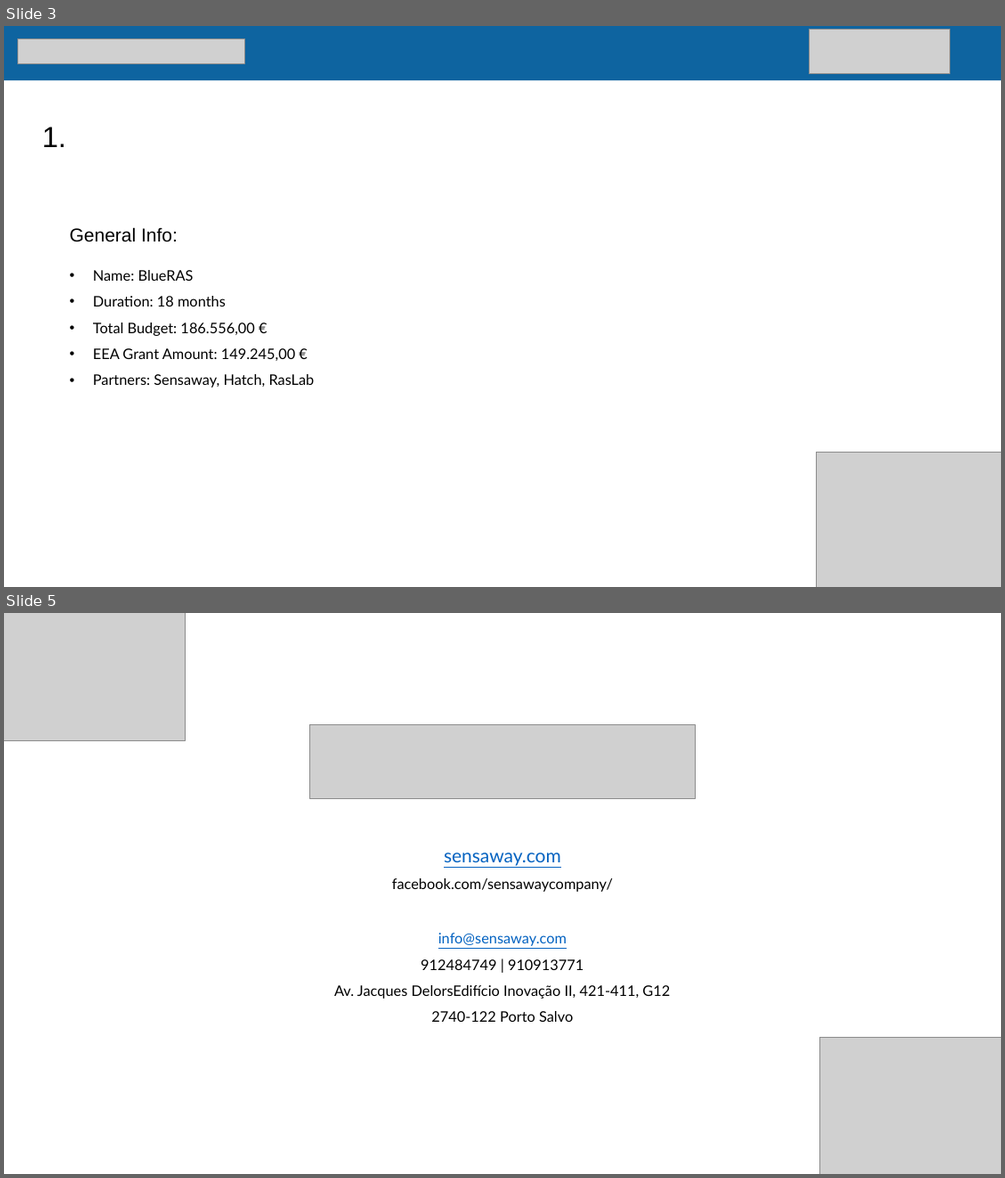
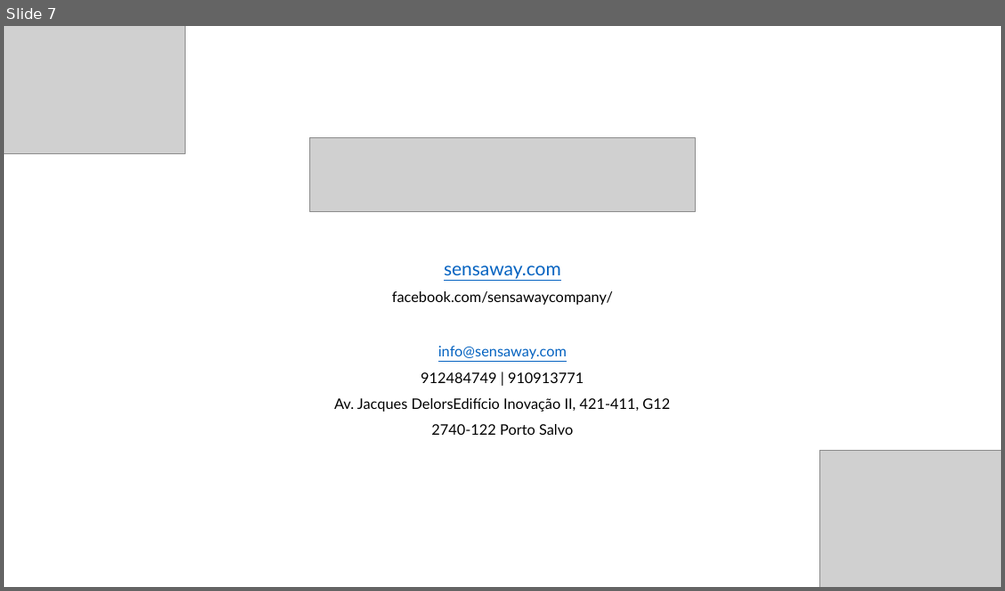
Before and after one commit to AndreSensaway/fpf-datathon-workshop-webscrapping, a slide deck: workshop_presentation.pptx. Shown one above the other, each under a label of ours: slides 3 and 5 before the commit, slide 7 after it; the slides between them are not shown. The pictures are 1005x1178 and 1005x591 pixels, drawn with LibreOffice and Linux fonts; fonts in the diff are those of the drawing; grey boxes stand for pictures. Boxes give left, top, right and bottom in pixels: in the first picture for what was removed or moved away, otherwise in the second. Text is boxed around its words. In the diff, an @@ line names an element or a change of style, - is before the commit and + after.

```diff
--- a/workshop_presentation.pptx
+++ b/workshop_presentation.pptx
@@ slide 3 removed at box(4, 26, 1001, 587), background #FFFFFF @@
@@ rectangle removed at box(4, 26, 1001, 80) @@
@@ picture removed at box(17, 38, 245, 63) @@
@@ picture removed at box(809, 30, 949, 74) @@
@@ title removed at box(42, 127, 66, 147) @@
-1.
@@ text removed at box(70, 227, 315, 387) @@
-General Info:
-• Name: BlueRAS
-• Duration: 18 months
-• Total Budget: 186.556,00 €
-• EEA Grant Amount: 149.245,00 €
-• Partners: Sensaway, Hatch, RasLab
@@ picture removed at box(816, 452, 1001, 587) @@
@@ what was slide 5 is now slide 7 @@
```
Also in this commit, not shown: 2 slides changed, 4 slides added, 1 other slide removed, 5 other files.
